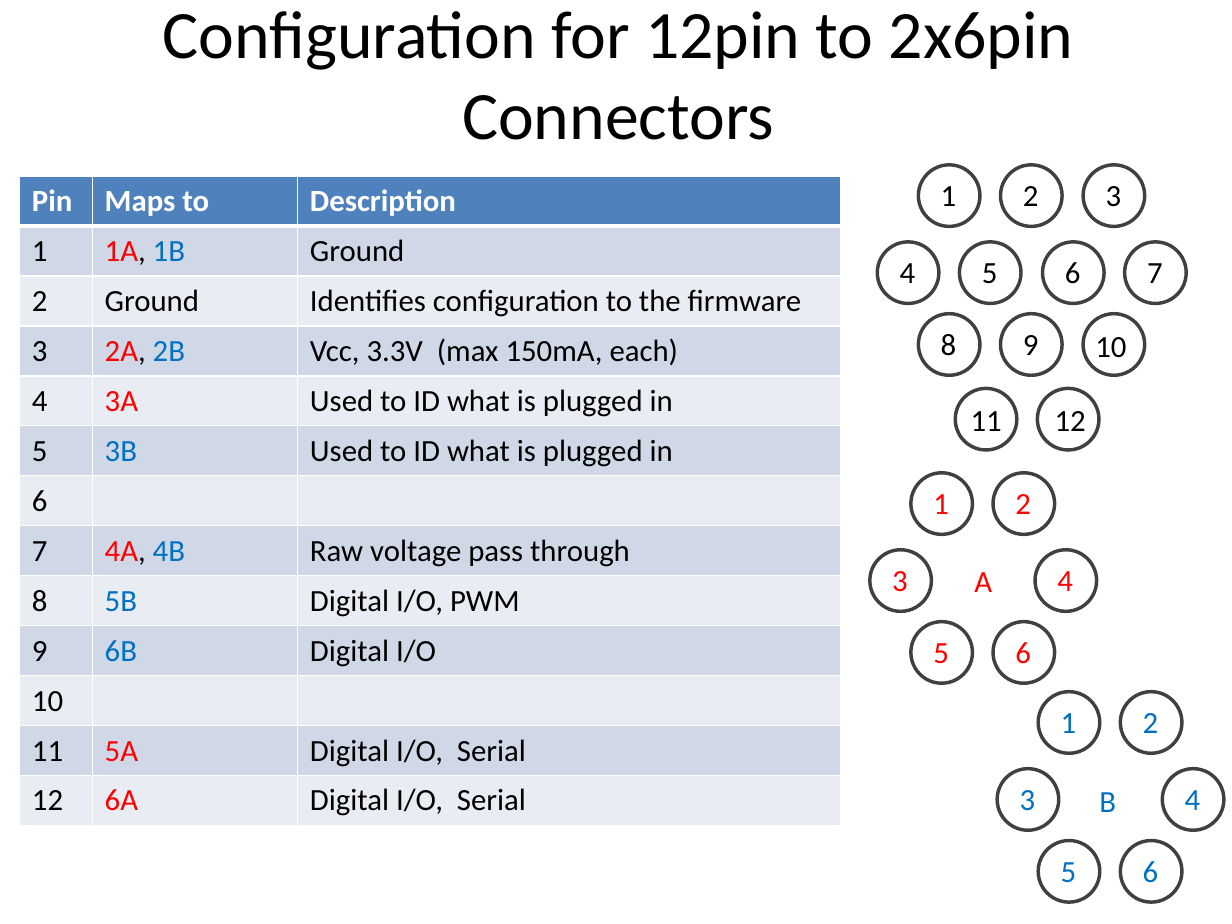
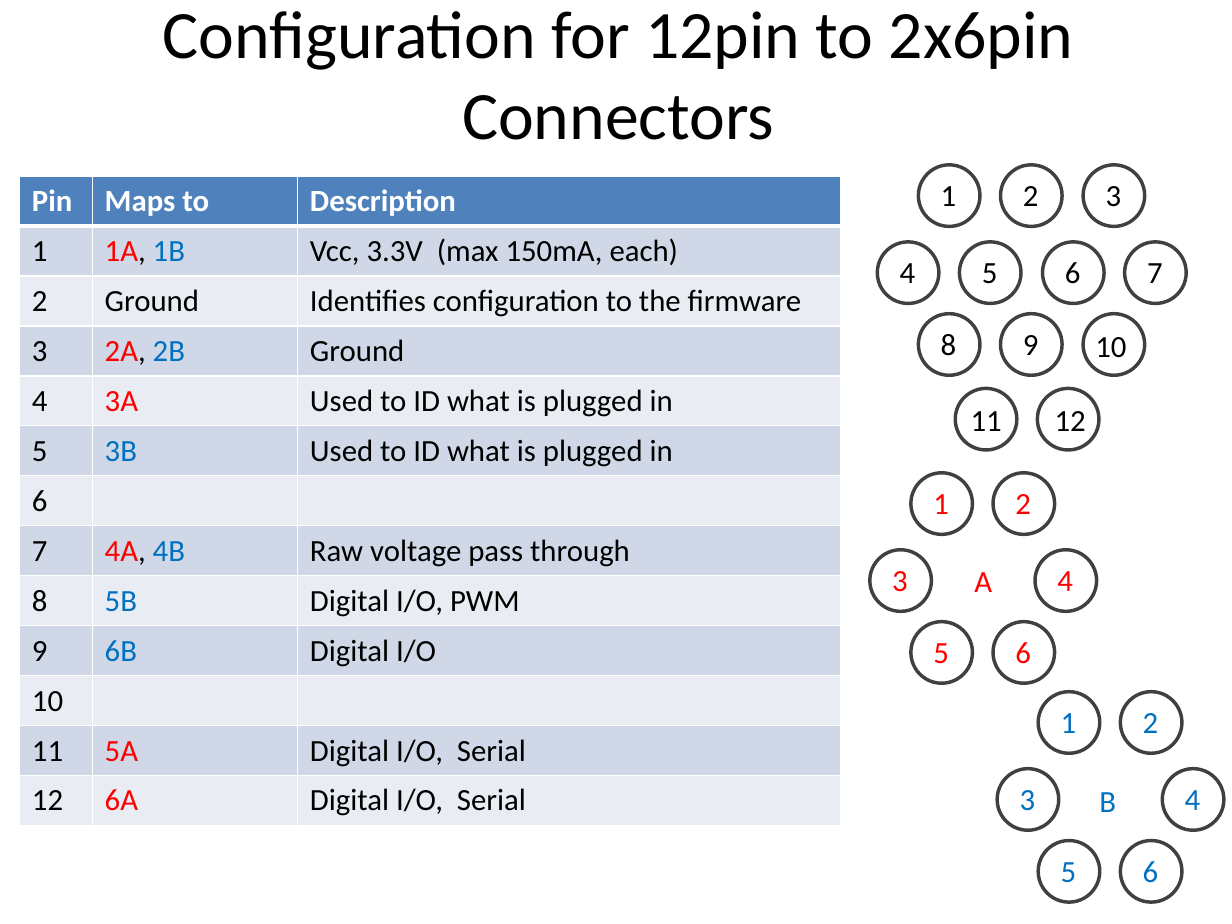
Before and after one commit to anaiman/MeshNodeFirmware, a slide deck: slide 3 of MeshNodeUserManual.pptx. Drawn at 1232x924 pixels with LibreOffice and Linux fonts; fonts in the diff are those of the drawing. Boxes give left, top, right and bottom in pixels: in the first picture for what was removed or moved away, otherwise in the second. Text is boxed around its words. In the diff, an @@ line names an element or a change of style, - is before the commit and + after.

```diff
--- a/MeshNodeUserManual.pptx
+++ b/MeshNodeUserManual.pptx
@@ table at (x1=20, y1=176, x2=841, y2=825) @@
-row 2, column 3: Ground
+row 2, column 3: Vcc, 3.3V (max 150mA, each)
-row 4, column 3: Vcc, 3.3V (max 150mA, each)
+row 4, column 3: Ground
```
Also in this commit, not shown: 3 other slides changed, 49 other files.
